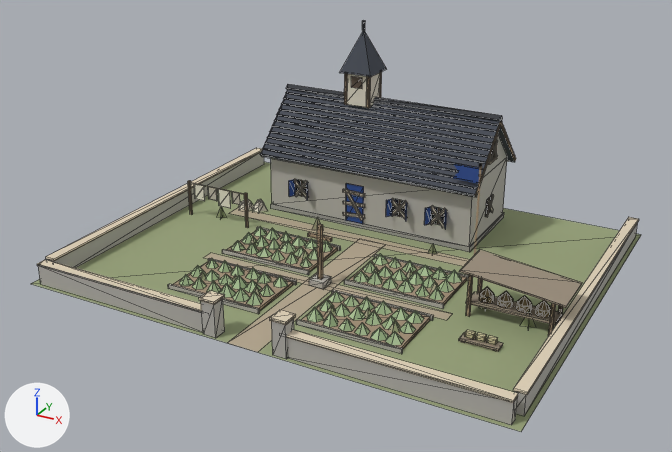
A saved change to the glTF model game/assets/modelle/umland/klosterhof.glb.
Rendered twice from a 50 mm camera at (17.9, -34.1, 18.5) aimed at (-0.1, -1.4, 2.1). Every picture has the same lights, and +X, +Y and +Z are marked at lower left. The older version comes first. Mesh edges are drawn as thin lines on the coarser meshes. Vertices at exactly the same position are counted once.

Names of what the first picture shows: 'Arbeit', 'Haus', 'Leerstand' and 1 more.
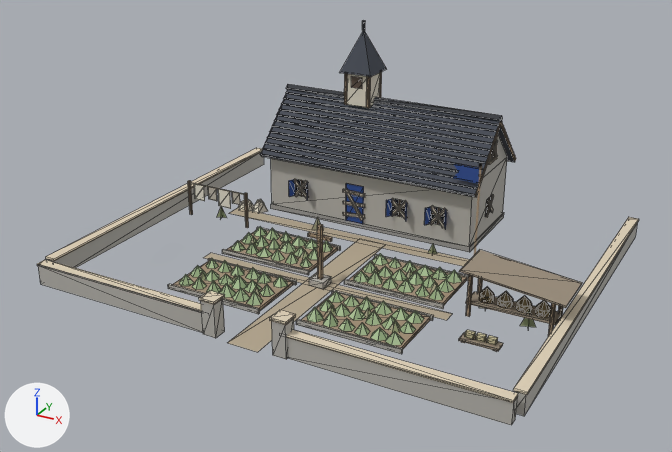
Boxes (x1, y1, x2, y2) around the edits, measured in the pictures (672 x 452 px):
'Haus', reshaped: before (31, 20, 641, 432); after (37, 20, 639, 425)
part 1 of me_haus, deleted (green): before (31, 162, 641, 432)

The edits, one by one:
me_haus is used by ob_haus; location (0.0, 0.0, 0.0).
me_haus had 723 vertices, 888 faces and spanned x -11.0..11.0, y -9.0..9.0, z 0.0..9.6.
me_haus now has 719 vertices, 886 faces and spans x -10.8..10.8, y -9.0..8.6, z 0.0..9.6.
me_haus part 1: the loose piece of 4 vertices spanning x -11.0..11.0, y -9.0..9.0, z 0.0 is deleted.
